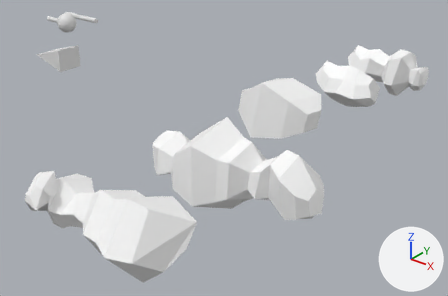
Two versions of the glTF model public/3d/matthaikirchplatz.glb, one commit apart.
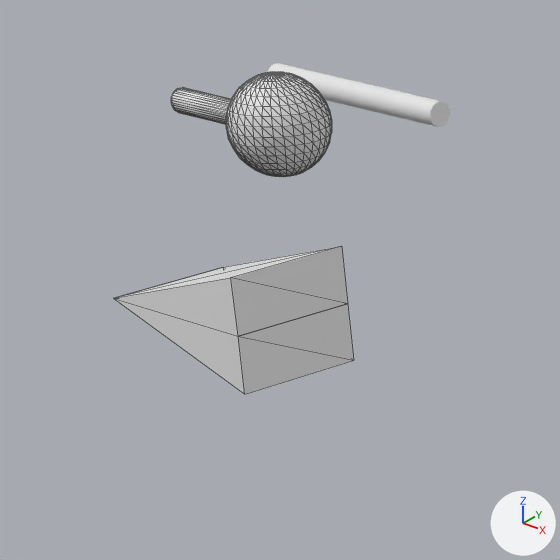
Old and new are each drawn whole from a 50 mm lens placed at (26.6, -20.16, 10.36), pointed at (9.85, 0.77, -2.62) and again close up on the part from 4% to 26% of the width and 0% to 35% of the height. Lighting does not change. The marker at lower right points along +X, +Y and +Z. Both versions are drawn at frame 0 of the action 'PlaneAction'; the numbers are the values there. The close-ups show mesh edges as thin lines. Vertices at the same position are counted once.

Script lines for the objects in view, before the commit:
```python
me_plane = bpy.data.meshes.new('Plane')
me_plane.from_pydata([(-2.27, 0.0, -0.68), (-0.27, 0.6, -0.68), (-0.27, 0.0, -0.68), (-2.27, 0.0, 0.68), (-0.27, 0.0, 0.68), (-0.27, 0.6, 0.68)], [], [(0, 1, 2), (3, 4, 5), (1, 0, 3), (1, 3, 5), (2, 1, 5), (2, 5, 4), (0, 2, 4), (0, 4, 3)])
me_plane_006 = bpy.data.meshes.new('Plane.006')
me_plane_006.from_pydata([(-2.27, 0.0, -0.68), (-0.27, 0.6, -0.68), (-0.27, 0.0, -0.68), (-2.27, 0.0, 0.68), (-0.27, 0.0, 0.68), (-0.27, 0.6, 0.68)], [], [(0, 1, 2), (3, 4, 5), (1, 0, 3), (1, 3, 5), (2, 1, 5), (2, 5, 4), (0, 2, 4), (0, 4, 3)])
me_sphere = bpy.data.meshes.new('Sphere')
me_sphere.from_pydata(...)  # a UV sphere (32 segments, 16 rings, poles along z) spanning x -0.6..0.6, y -0.6..0.6, z -0.6..0.6; a 32-sided cylinder along x spanning x -1.82..-0.32, y -0.15..0.15, z -0.15..0.15
ob_beakbottom = bpy.data.objects.new('beakBottom', me_plane_006)
ob_beakbottom.parent = ob_beak
ob_beakbottom.location = (0.0, 0.0, 0.0)
ob_beakbottom.rotation_euler = (-1.571, 0.0, 0.0)  # degrees (-90, 0, 0)
ob_beaktop = bpy.data.objects.new('beakTop', me_plane)
ob_beaktop.parent = ob_beak
ob_beaktop.location = (0.0, 0.0, 0.0)
ob_beaktop.rotation_euler = (1.571, 0.0, 0.0)  # degrees (90, 0, 0)
ob_sphere = bpy.data.objects.new('sphere', me_sphere)
ob_sphere.location = (-5.524, 4.043, 0.309)
# also in view: 'cylinder' at (-5.92, 5.53, 0.31)
```
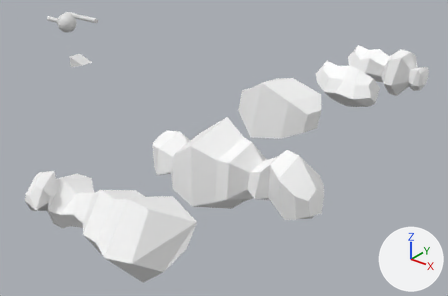
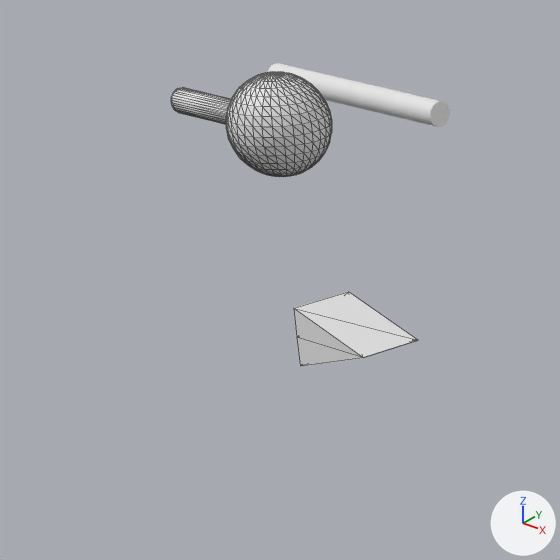
What differs and where, as boxes (x1, y1, x2, y2) in the close-ups (560 x 560 px):
```json
{"object": "beakTop", "change": "reshaped, turned", "before": [114, 246, 348, 336], "after": [294, 292, 418, 358]}
{"object": "beakBottom", "change": "reshaped, turned", "before": [115, 299, 354, 394], "after": [297, 338, 363, 366]}
```

Edits to the scene script, one JSON object a line:
```json
{"block": "me_plane_006", "where": "me_plane_006.from_pydata(...)  # 6 vertices, 8 faces; spans x -2.27..-0.27, y 0.0..0.6, z -0.68..0.68"}
{"block": "me_plane_006", "where": "# used by ob_beakbottom; parent = ob_beak; location = (0.0, 0.0, 0.0); rotation_euler = (-1.571, 0.0, 0.0), in degrees (-90, 0, 0)"}
{"block": "me_plane_006", "change": "me_plane_006 part 2: the whole mesh is multiplied about its middle by the matrix ((-0.5, 0.0, 0.0), (0.0, 0.0, -0.5), (0.0, -0.5, 0.0)), then moved by (1.97, -0.3, -0.15)"}
{"block": "me_plane", "where": "me_plane.from_pydata(...)  # 6 vertices, 8 faces; spans x -2.27..-0.27, y 0.0..0.6, z -0.68..0.68"}
{"block": "me_plane", "where": "# used by ob_beaktop; parent = ob_beak; location = (0.0, 0.0, 0.0); rotation_euler = (1.571, 0.0, 0.0), in degrees (90, 0, 0)"}
{"block": "me_plane", "change": "me_plane part 1: the whole mesh is multiplied about its middle by the matrix ((-0.5, 0.0, 0.0), (0.0, 0.0, 0.5), (0.0, 0.5, 0.0)), then moved by (1.97, -0.3, 0.15)"}
{"op": "set", "path": "ob_beakbottom.rotation_euler", "old": "(-1.571, 0.0, 0.0)", "new": "(0.0, 0.0, 0.0)", "note": "degrees (-90, 0, 0) -> degrees (0, 0, 0)"}
{"op": "set", "path": "ob_beaktop.rotation_euler", "old": "(1.571, 0.0, 0.0)", "new": "(0.0, 0.0, 0.0)", "note": "degrees (90, 0, 0) -> degrees (0, 0, 0)"}
```
